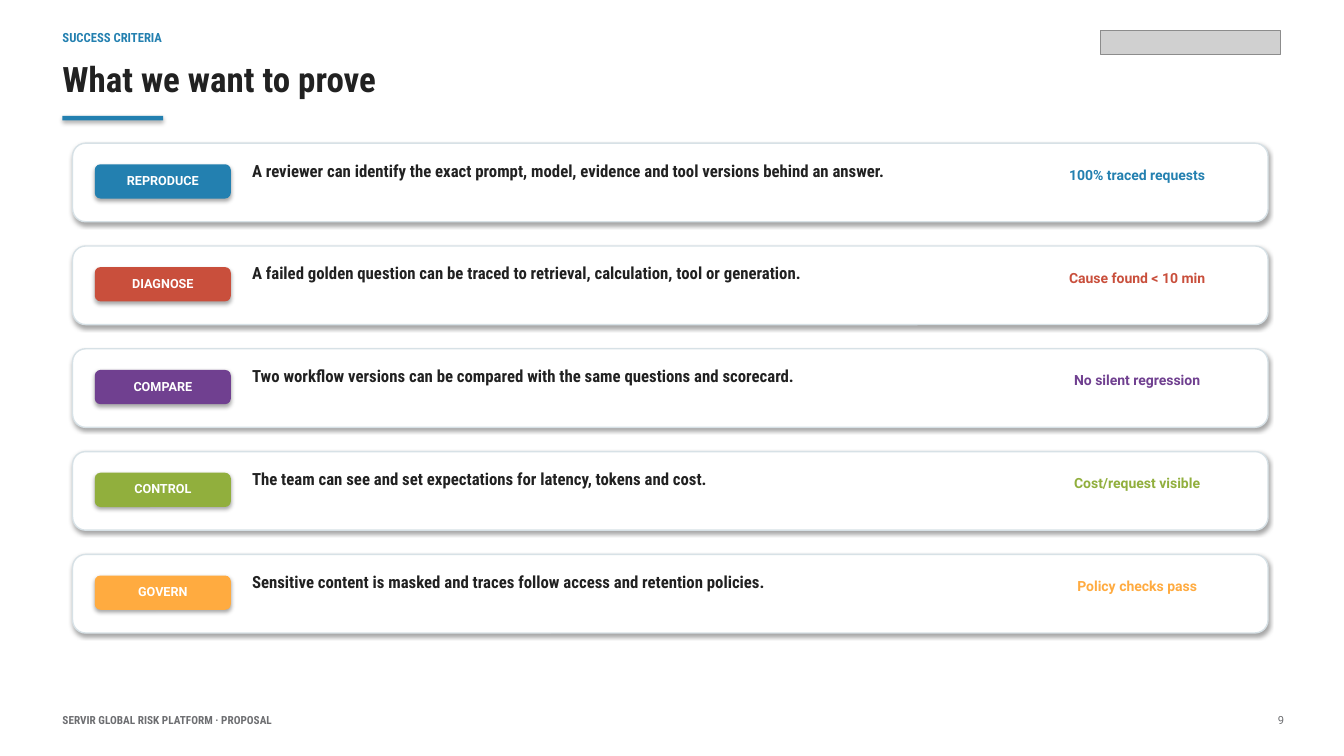
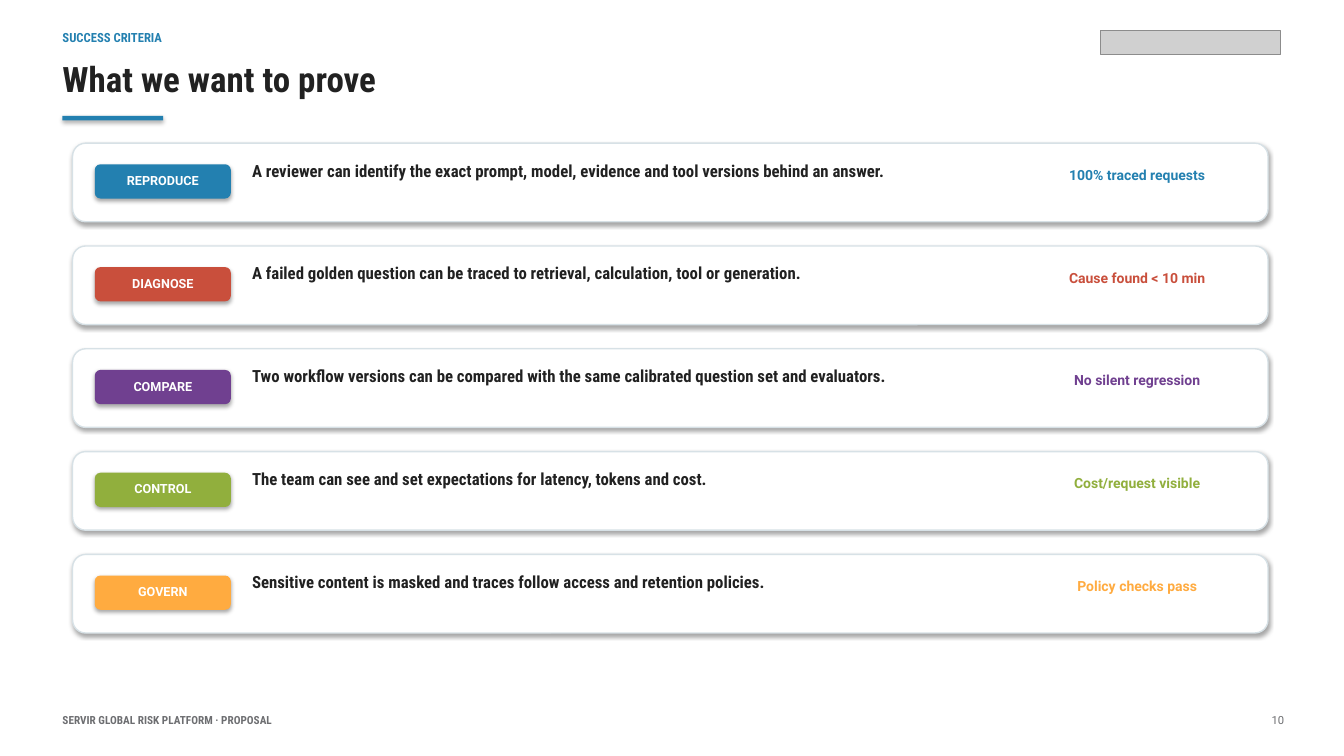
Before and after one commit to kovitad/SERVIR_GRP_DEMO, a slide deck: slide 10 of docs/27Aug2026/GRP_AI_Observability_and_Evaluation_Proposal.pptx (slide 9 before the commit). Drawn at 1344x756 pixels with LibreOffice and Linux fonts; fonts in the diff are those of the drawing; grey boxes stand for pictures. Boxes give left, top, right and bottom in pixels: in the first picture for what was removed or moved away, otherwise in the second. Text is boxed around its words. In the diff, an @@ line names an element or a change of style, - is before the commit and + after.

```diff
--- a/docs/27Aug2026/GRP_AI_Observability_and_Evaluation_Proposal.pptx
+++ b/docs/27Aug2026/GRP_AI_Observability_and_Evaluation_Proposal.pptx
@@ text at <box>252,369,885,386</box>: text changed @@
-Two workflow versions can be compared with the same questions and scorecard.
+Two workflow versions can be compared with the same calibrated question set and evaluators.
@@ text at <box>1272,716,1285,724</box>: text changed @@
-9
+10
```
Also in this commit, not shown: 5 other slides changed, 3 slides added, 1 slide removed, 3 other files.
